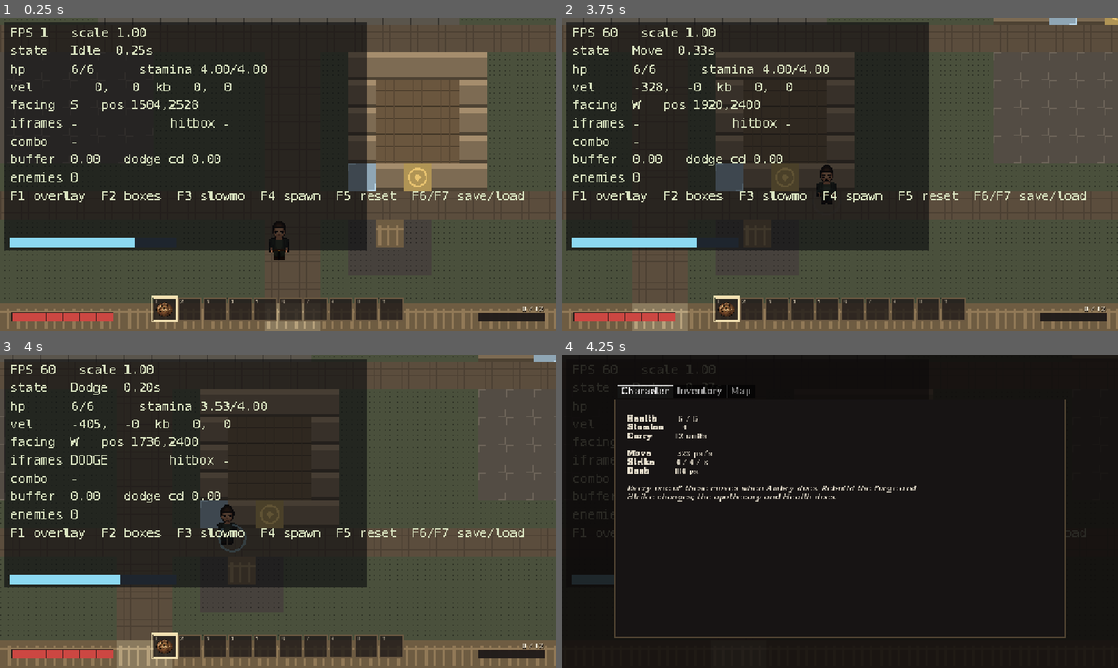
Above: before the commit, frames 1-4 (two rows, left to right).
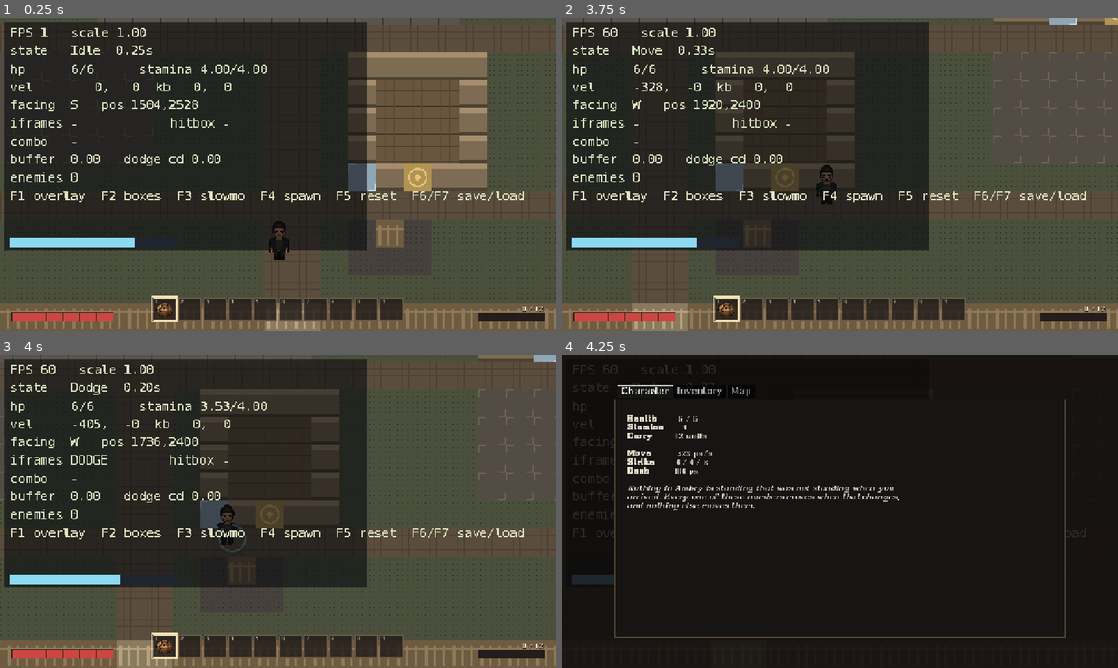
Above: after the commit, the same moments.

Repository: as8596/blightfall
Game: Godot game, scene res://levels/ambry/ambry_level.tscn
Two runs of this game, one before a commit and one after it. Both use one fixed random seed, a clock stepped at 60 frames per second and the inputs below.
Inputs (mouse positions are in pixels of both pictures, inside the frame that each line leads up to):
- Up to frame 1 (0.25 s): no input
- Up to frame 2 (3.75 s): tap Enter at 0.5 s; move the mouse to (962, 158) at 0.52 s; hold D (move_right) 0.53-1.28 s; hold J (attack) 0.53-1.28 s; click (962, 158) at 0.67 s; tap Space at 0.77, 1.52, 3.02 s; move the mouse to (728, 190) at 1.27 s; hold S (move_down) 1.28-2.03 s; tap Shift (dodge) at 1.35 s; move the mouse to (895, 105) at 2.02 s; hold D (move_right) 2.03-2.78 s; hold Mouse wheel down (hotbar_next) 2.03-2.78 s; move the mouse to (812, 237) at 2.77 s; hold W (move_up) 2.78-3.53 s; tap Mouse wheel up (hotbar_prev) at 2.85 s; click (812, 237) at 2.92 s; move the mouse to (1006, 221) at 3.52 s; hold A (move_left) from 3.53 s (still down); tap E (interact) at 3.6 s
- Up to frame 3 (4 s): keep holding A (move_left); tap Space at 3.77 s
- Up to frame 4 (4.25 s): keep holding A (move_left); tap Tab (open_menu) at 4.15 s

Frames 1-3 are identical in both runs. In frame 4, 0.9% of the frame differs, in the area x 11-64%, y 41-50%.

Commit message:
Real stats, and the rule that keeps A4 alive
GDD §15 **A7** amends A4. The player has stats now; the village is what writes
to them. A4's claim — "the rebuild state of Ambry *is* the character sheet" — is
the best idea in that document and this reverses it, so the amendment says what
the trade costs rather than pretending it is a refinement.

What A4 protected: with no stat points, the rebuild loop could never degrade
into a shop that sells them. What gave: eight discrete jumps across a campaign
is very coarse pacing, and there was no way to answer "am I stronger than I was"
except by remembering which buildings are standing.

**The rule is enforced, not remembered.** `StatsComponent.apply()` refuses a
modifier with no source, and every source is a building. No XP, no levels, no
points to spend, no way to raise a number that is not "go and rebuild the
thing". Modifiers are keyed by source, so re-applying cannot stack and revoking
takes back exactly what was granted — both tested. The character sheet lists
which building gave you what.

Bases are read off the components that already own them rather than copied, so
the sheet cannot drift out of step with the game.

**Also fixes a trap:** the menus used `_unhandled_input`, but Tab is also
`ui_focus_next` and Escape is also `ui_cancel` — so once a Control inside had
focus, the UI system ate both and the menu became a room with no door. Both now
take the key in `_input`, first.

187 smoke, 14 doorway, 14 death.

Co-Authored-By: Claude Opus 5 <noreply@anthropic.com>
Claude-Session: https://claude.ai/code/session_01WGRNsky2EarY8ooktQdibJ

Diff:
--- /dev/null
+++ b/actors/components/stats_component.gd
@@ -0,0 +1,94 @@
+class_name StatsComponent
+extends Node
+## The player's numbers, and the only thing allowed to move them.
+##
+## GDD §15 A7 amends A4: the player has real stats now, and the village is what
+## writes to them. The rule that keeps A4's intent alive is enforced here rather
+## than remembered — **every modifier carries the id of the building that
+## granted it**, and `apply()` refuses one without a source. There is no XP, no
+## level, and no way to raise a number that is not "go and rebuild the thing".
+##
+## Bases are read from the components that already own them rather than copied,
+## so this cannot drift out of step with the game. A stat sheet that can
+## disagree with the thing it describes is worse than no sheet.
+
+signal changed
+
+## Named so a typo is a missing key rather than a silently wrong number.
+const MAX_HEALTH := &"max_health"
+const CARRY := &"carry"
+const DAMAGE := &"damage"
+const REACH := &"reach"
+const MOVE_SPEED := &"move_speed"
+
+## {source_id: {stat: delta}}. Keyed by source so a building being un-built —
+## or a save being loaded — removes exactly what it added.
+var _modifiers: Dictionary = {}
+
+var _base: Dictionary = {}
+
+
+func _ready() -> void:
+	var actor := get_parent()
+	if actor == null:
+		return
+	# Snapshot the shipped values once. Everything after this is a delta, which
+	# means "what has the village given me" is answerable at any moment.
+	_base = {
+		MAX_HEALTH: _int_on(actor, "health", "max_health", 6),
+		CARRY: _int_on(actor, "inventory", "capacity", 12),
+		MOVE_SPEED: int(actor.get("move_speed") if actor.get("move_speed") != null else 328),
+		DAMAGE: 0,
+		REACH: 0,
+	}
+
+
+## Grant `deltas` in the name of `source`. Re-granting the same source replaces
+## rather than stacks, so applying a project twice cannot double it.
+func apply(source: StringName, deltas: Dictionary) -> bool:
+	if source == &"":
+		# A4 abandoned rather than amended. See GDD §15 A7.
+		push_error("StatsComponent: a modifier with no source is not allowed.")
+		return false
+	_modifiers[source] = deltas.duplicate()
+	changed.emit()
+	return true
+
+
+## Take back everything `source` granted.
+func revoke(source: StringName) -> void:
+	if _modifiers.erase(source):
+		changed.emit()
+
+
+func has_source(source: StringName) -> bool:
+	return _modifiers.has(source)
+
+
+## Every building currently contributing, so the character sheet can say *why*
+## a number is what it is rather than only what it is.
+func sources() -> Array:
+	return _modifiers.keys()
+
+
+func base(stat: StringName) -> int:
+	return int(_base.get(stat, 0))
+
+
+func bonus(stat: StringName) -> int:
+	var total := 0
+	for source in _modifiers:
+		total += int((_modifiers[source] as Dictionary).get(stat, 0))
+	return total
+
+
+func value(stat: StringName) -> int:
+	return base(stat) + bonus(stat)
+
+
+static func _int_on(actor: Node, child_name: String, property: String, fallback: int) -> int:
+	var child := actor.get_node_or_null(NodePath(child_name))
+	if child == null:
+		return fallback
+	var found: Variant = child.get(property)
+	return int(found) if found != null else fallback
--- a/actors/player/player.gd
+++ b/actors/player/player.gd
@@ -44,6 +44,7 @@
 @onready var inventory: InventoryComponent = $InventoryComponent
 @onready var interactor: InteractorComponent = $Interactor
 @onready var items: ItemsComponent = $ItemsComponent
+@onready var stats: StatsComponent = $StatsComponent
 
 ## Last committed facing. Drives hitbox placement and the default dodge
 ## direction. Starts down because that is where a character faces at rest.
@@ -93,6 +94,7 @@
 		Events.player_item_refused.emit(slot))
 	items.selection_changed.connect(func(slot: int) -> void:
 		Events.player_hotbar_selected.emit(slot))
+	stats.changed.connect(_on_stats_changed)
 	hurtbox.hit_taken.connect(_on_hit_taken)
 
 	state_machine.start()
@@ -110,6 +112,18 @@
 	Events.player_items_changed.emit(items.items, items.counts)
 	Events.player_hotbar_selected.emit(items.selected)
 	Events.player_stats_changed.emit(stat_block())
+
+
+## Push the village's contributions into the components that own the numbers.
+## Health raises its ceiling before anything reads it, for the same ordering
+## reason the save system has a test for: lowering a max first would clamp away
+## containers the player earned.
+func _on_stats_changed() -> void:
+	health.set_max_health(stats.value(StatsComponent.MAX_HEALTH), false)
+	inventory.capacity = stats.value(StatsComponent.CARRY)
+	move_speed = float(stats.value(StatsComponent.MOVE_SPEED))
+	Events.player_stats_changed.emit(stat_block())
+	Events.player_inventory_changed.emit(inventory.total(), inventory.capacity)
 
 
 ## The character sheet, as data. Read off the live components and the combo
@@ -130,6 +144,9 @@
 		"capacity": inventory.capacity,
 		"move_speed": move_speed,
 		"damage": strike,
+		"damage_bonus": stats.bonus(StatsComponent.DAMAGE),
+		"reach_bonus": stats.bonus(StatsComponent.REACH),
+		"granted_by": stats.sources(),
 		"dodge_distance": dodge.distance if dodge != null else 0.0,
 	}
 
--- a/actors/player/player.tscn
+++ b/actors/player/player.tscn
@@ -13,6 +13,7 @@
 [ext_resource type="Resource" path="res://resources/animation/player_placeholder.tres" id="21_anim_set"]
 [ext_resource type="Script" path="res://ui/stamina_wheel.gd" id="22_wheel"]
 [ext_resource type="Script" path="res://actors/components/items_component.gd" id="23_items"]
+[ext_resource type="Script" path="res://actors/components/stats_component.gd" id="25_stats"]
 [ext_resource type="Resource" path="res://resources/items/defs/bread.tres" id="24_bread"]
 [ext_resource type="PackedScene" path="res://world/haul_cache.tscn" id="19_cache"]
 [ext_resource type="Script" path="res://actors/components/hitbox.gd" id="8_hitbox"]
@@ -107,6 +108,9 @@
 script = ExtResource("18_inv")
 capacity = 12
 
+[node name="StatsComponent" type="Node" parent="."]
+script = ExtResource("25_stats")
+
 [node name="ItemsComponent" type="Node" parent="."]
 script = ExtResource("23_items")
 slots = 10
--- a/tests/m1_smoke_test.gd
+++ b/tests/m1_smoke_test.gd
@@ -888,6 +888,28 @@
 	GameMenu.close()
 	await _ticks(1)
 	_check("and closing it gives time back", not get_tree().paused and Hud.enabled)
+
+	# GDD §15 A7: the village is the only thing that writes to the sheet.
+	var sheet: StatsComponent = level.player.stats
+	_check("a modifier with no source is refused",
+		not sheet.apply(&"", {StatsComponent.DAMAGE: 99}))
+	var before_carry := level.player.inventory.capacity
+	sheet.apply(&"market", {StatsComponent.CARRY: 6})
+	await _ticks(1)
+	_check("a building raises the number it grants",
+		level.player.inventory.capacity == before_carry + 6,
+		"%d -> %d" % [before_carry, level.player.inventory.capacity])
+	_check("and the sheet says which building",
+		GameMenu.stats.get("granted_by", []).has(&"market"))
+	sheet.apply(&"market", {StatsComponent.CARRY: 6})
+	await _ticks(1)
+	_check("applying it twice does not stack",
+		level.player.inventory.capacity == before_carry + 6,
+		"%d" % level.player.inventory.capacity)
+	sheet.revoke(&"market")
+	await _ticks(1)
+	_check("un-building it takes exactly that back",
+		level.player.inventory.capacity == before_carry)
 	# A menu opening over a scene change would sit on top of a level the player
 	# has not seen yet.
 	Transition.auto_retry = false
--- a/ui/game_menu.gd
+++ b/ui/game_menu.gd
@@ -80,7 +80,11 @@
 	closed.emit()
 
 
-func _unhandled_input(event: InputEvent) -> void:
+## `_input`, not `_unhandled_input`. Tab is also `ui_focus_next` and Escape is
+## also `ui_cancel`, so once a Control inside the menu has focus the UI system
+## consumes both before unhandled input is ever reached — and the menu becomes a
+## room with no door. Taking them first is the only reliable fix.
+func _input(event: InputEvent) -> void:
 	if event.is_action_pressed(&"open_menu"):
 		toggle()
 		get_viewport().set_input_as_handled()
@@ -112,9 +116,16 @@
 		"  [b]Strike[/b]        %s" % stats.get("damage", "-"),
 		"  [b]Dash[/b]          %d px" % int(stats.get("dodge_distance", 0.0)),
 		"",
-		"  [i]Every one of these moves when Ambry does. Rebuild the forge and",
-		"  Strike changes; the apothecary and Health does.[/i]",
 	]
+	var granted: Array = stats.get("granted_by", [])
+	if granted.is_empty():
+		lines.append("  [i]Nothing in Ambry is standing that was not standing when you")
+		lines.append("  arrived. Every one of these numbers moves when that changes,")
+		lines.append("  and nothing else moves them.[/i]")
+	else:
+		lines.append("  [b]Granted by[/b]")
+		for source in granted:
+			lines.append("    %s" % String(source).capitalize())
 	return "\n".join(lines)
 
 
--- a/ui/pause_menu.gd
+++ b/ui/pause_menu.gd
@@ -70,7 +70,10 @@
 	closed.emit()
 
 
-func _unhandled_input(event: InputEvent) -> void:
+## `_input` for the same reason the character menu uses it: a focused Button
+## swallows `ui_cancel`, and a pause menu you cannot close with Escape is worse
+## than no pause menu.
+func _input(event: InputEvent) -> void:
 	if event.is_action_pressed(&"ui_cancel"):
 		toggle()
 		get_viewport().set_input_as_handled()
Not shown, added: actors/components/stats_component.gd.uid
Not shown: 1 places in actors/player/player.tscn that only renumber resources
Not shown, changed: README.md
Not shown, changed: docs/GDD.md
Not shown, changed: docs/M1-NOTES.md
